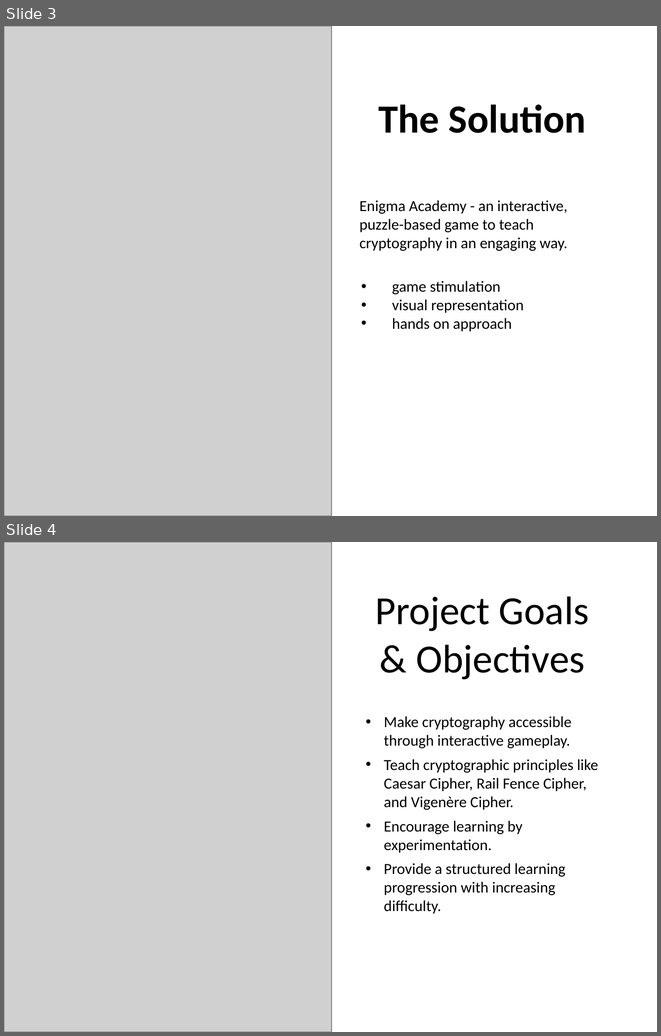
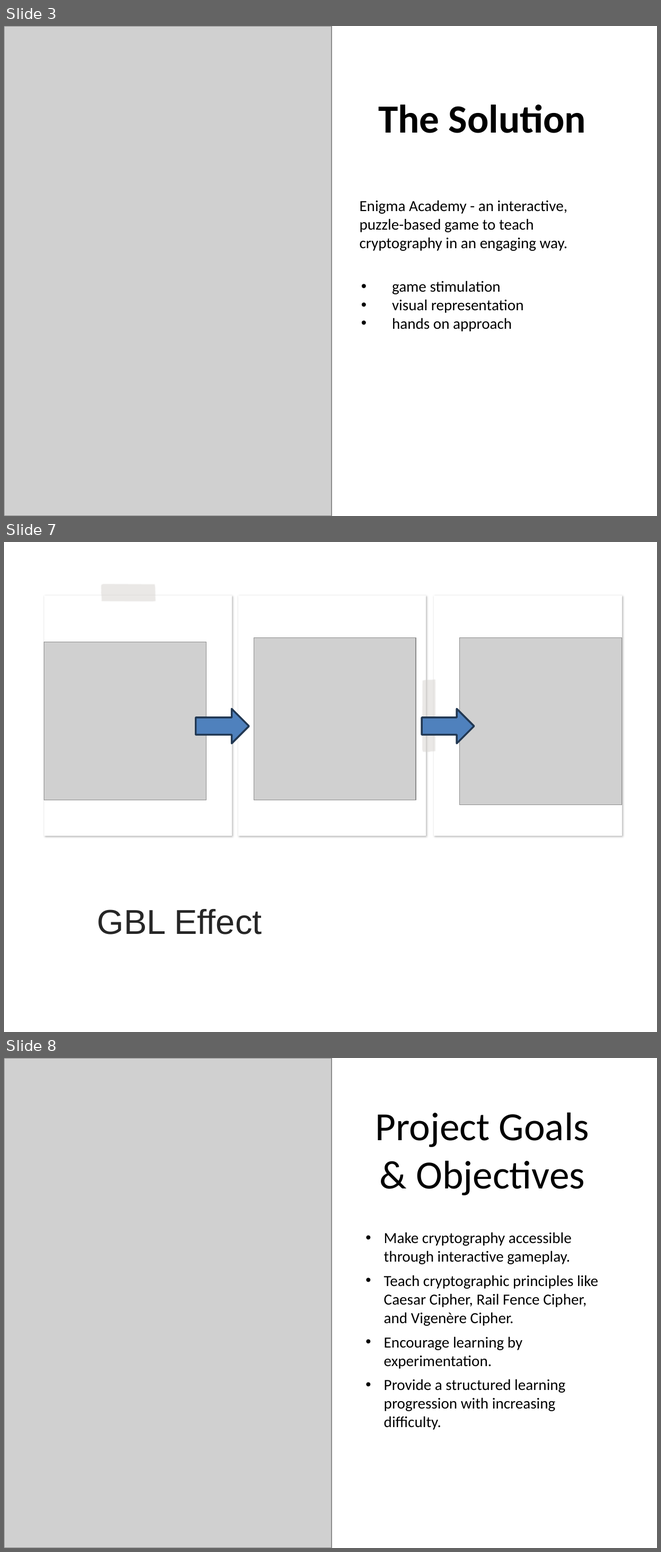
Before and after one commit to Firas-amaria/FinalProject-CryptoGame, a slide deck: enigma_academy_presentation.pptx. Shown one above the other, each under a label of ours: slides 3 and 4 before the commit, slides 3, 7 and 8 after it; the slides between them are not shown. The pictures are 661x1036 and 661x1552 pixels, drawn with LibreOffice and Linux fonts; fonts in the diff are those of the drawing; grey boxes stand for pictures. Boxes give left, top, right and bottom in pixels: in the first picture for what was removed or moved away, otherwise in the second. Text is boxed around its words. In the diff, an @@ line names an element or a change of style, - is before the commit and + after.

```diff
--- a/enigma_academy_presentation.pptx
+++ b/enigma_academy_presentation.pptx
@@ slide 7 added at (4,542,657,1032), background #FFFFFF @@
@@ freeform shape added at (100,583,156,601), fill #D9D4D0 at 50% opacity @@
@@ freeform shape added at (44,596,232,836), fill #FFFFFF @@
@@ freeform shape added at (238,596,426,836), fill #FFFFFF @@
@@ freeform shape added at (434,596,621,836), fill #FFFFFF @@
@@ picture added at (44,642,206,800) @@
@@ picture added at (254,638,416,800) @@
@@ picture added at (460,638,621,805) @@
@@ freeform shape added at (422,679,436,752), fill #D9D4D0 at 50% opacity @@
@@ up arrow added at (196,709,249,743), fill #4F81BD, outline #233953 2 pt @@
@@ right arrow added at (422,708,474,743), fill #4F81BD, outline #233953 2 pt @@
@@ freeform shape added at (4,849,657,1032), fill #FFFFFF @@
@@ title added at (97,909,262,934), 38 pt, text #262626 @@
+GBL Effect
@@ what was slide 4 is now slide 8 @@
```
Also in this commit, not shown: 11 slides changed, 17 other slides added, 2 slides removed.
